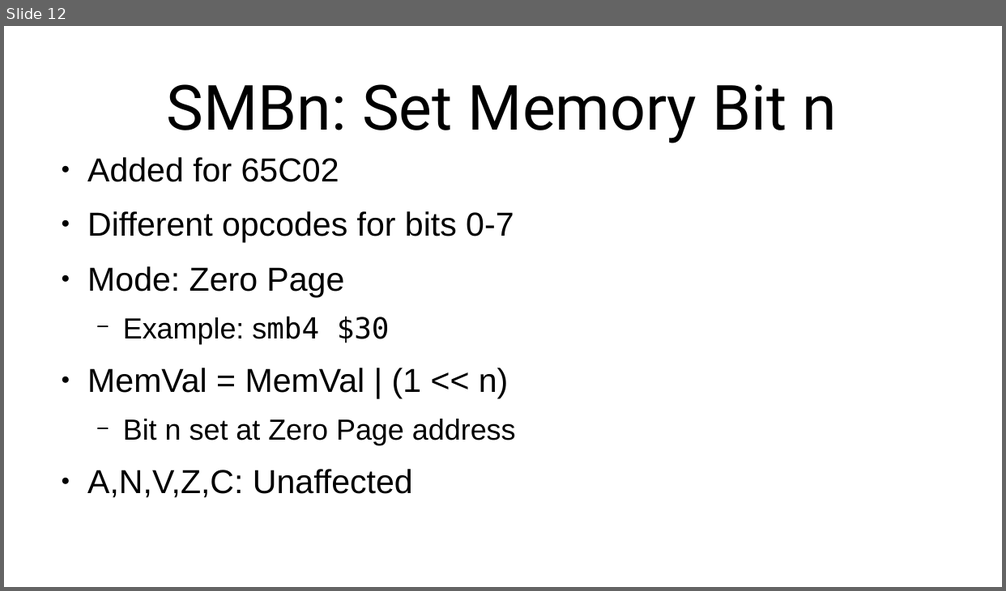
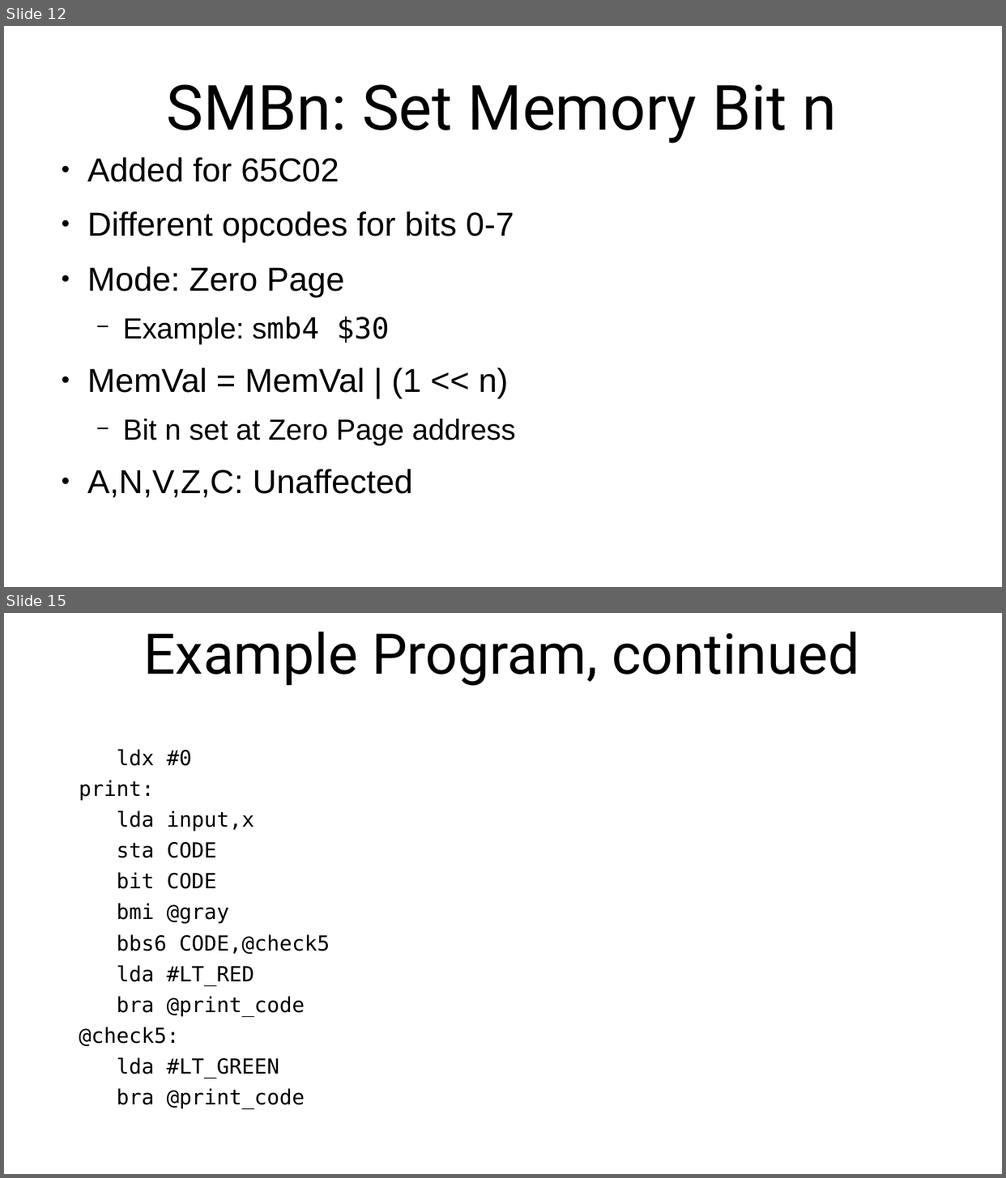
Before and after one commit to SlithyMatt/x16-assembly-tutorial, a slide deck: Lesson6/Lesson6.odp. Shown one above the other, each under a label of ours: slide 12 before the commit, slides 12 and 15 after it; the slides between them are not shown. The pictures are 1006x591 and 1006x1178 pixels, drawn with LibreOffice and Linux fonts; fonts in the diff are those of the drawing. Boxes give left, top, right and bottom in pixels: in the first picture for what was removed or moved away, otherwise in the second. Text is boxed around its words. In the diff, an @@ line names an element or a change of style, - is before the commit and + after.

```diff
--- a/Lesson6/Lesson6.odp
+++ b/Lesson6/Lesson6.odp
@@ slide 15 added at box(4, 613, 1002, 1174), background #FFFFFF @@
@@ title added at box(144, 632, 859, 686), 54 pt, text #000000 @@
+Example Program, continued
@@ text added at box(79, 749, 330, 1110), 20 pt, text #000000 @@
+ldx #0
+print:
+lda input,x
+sta CODE
+bit CODE
+bmi @gray
+bbs6 CODE,@check5
+lda #LT_RED
+bra @print_code
+@check5:
+lda #LT_GREEN
+bra @print_code
```
Also in this commit, not shown: 2 slides changed, 4 other slides added.
